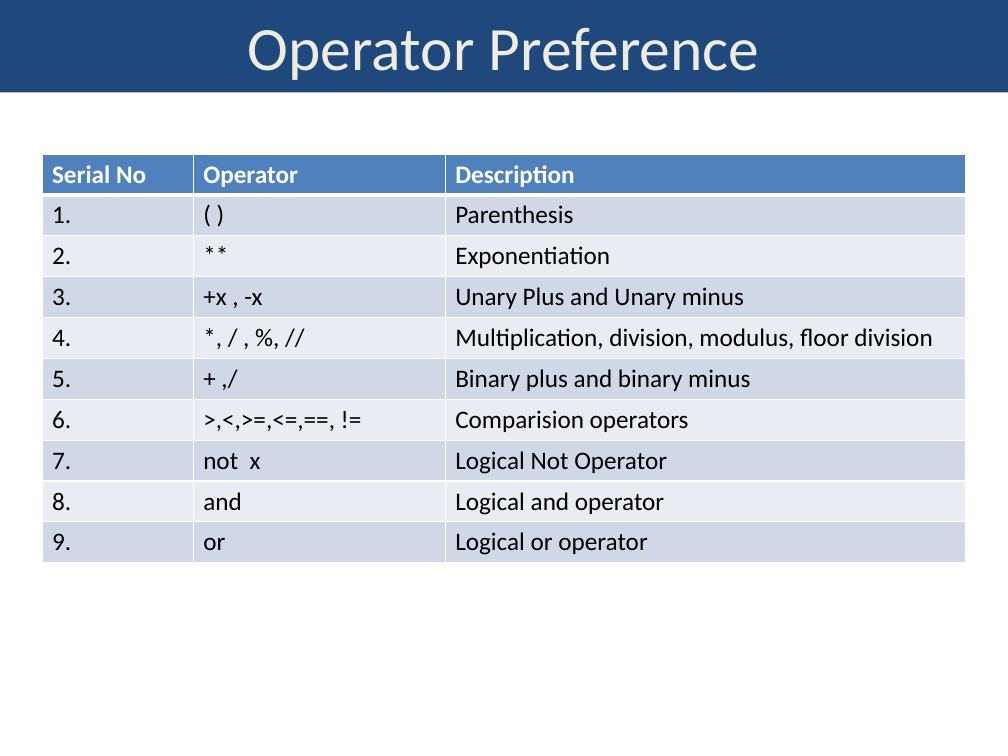
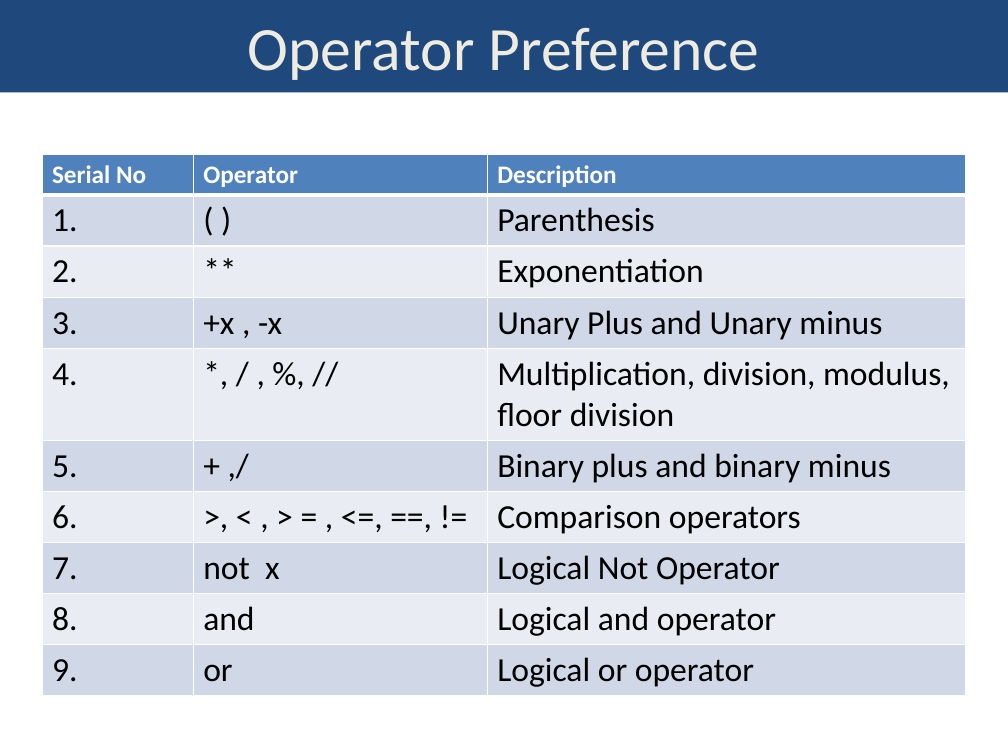
Before and after one commit to davcpscn/XI, a slide deck: slide 8 of Presentations/Operator & Expression.pptx. Drawn at 1008x756 pixels with LibreOffice and Linux fonts; fonts in the diff are those of the drawing. Boxes give left, top, right and bottom in pixels: in the first picture for what was removed or moved away, otherwise in the second. Text is boxed around its words. In the diff, an @@ line names an element or a change of style, - is before the commit and + after.

```diff
--- a/Presentations/Operator & Expression.pptx
+++ b/Presentations/Operator & Expression.pptx
@@ table at (42,154,967,691) @@
-row 7, column 2: >,<,>=,<=,==, !=
+row 7, column 2: >, < , > = , <=, ==, !=
-row 7, column 3: Comparision operators
+row 7, column 3: Comparison operators
@@ size 18 to 24 pt in "1.", "( )", "Parenthesis", "2." and 21 more places @@
```
Also in this commit, not shown: 2 other slides changed, 4 other files.
